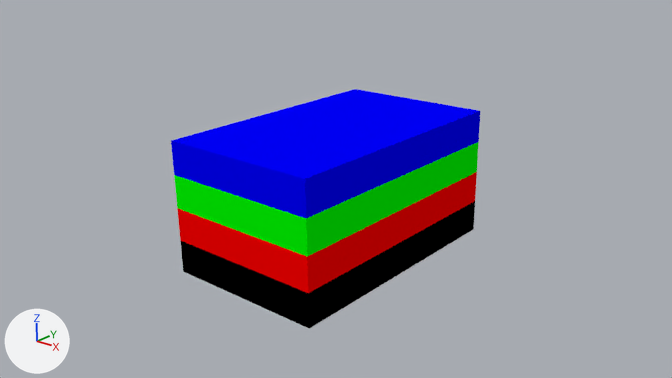
The Blender file Case Studies/Tall_rectangle/Tall_rectangle_chunked.blend as it was, and as the next commit left it.
Rendered twice from the file's camera 'Camera'. Every picture has the same lights, and +X, +Y and +Z are marked at lower left.

In view in the first picture: '0.003', '1.001', '1.002', '1.003', '2.003', '3', '3.001', '3.002', '3.003', '4', '4.001', '4.002', '4.003', '5', '5.001', '5.002', '5.003'.
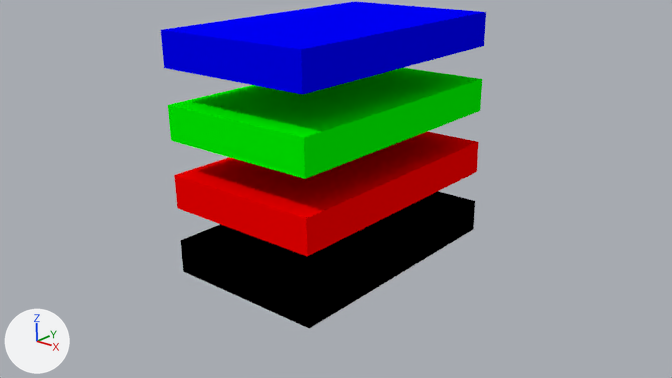
What differs and where, as boxes [x1, y1, x2, y2] in the pictures (672 x 378 px):
'5.003', moved
    before: [231, 140, 359, 218]
    after: [223, 29, 359, 94]
'3.003', moved
    before: [286, 114, 437, 201]
    after: [282, 14, 441, 83]
'5.002', moved
    before: [233, 195, 359, 257]
    after: [228, 104, 359, 179]
'5.001', moved
    before: [235, 230, 359, 293]
    after: [233, 174, 359, 257]
'3.002', moved
    before: [345, 161, 436, 238]
    after: [286, 82, 438, 164]
'3.001', moved
    before: [345, 193, 435, 273]
    after: [287, 149, 436, 238]
'4.003', moved
    before: [171, 125, 284, 199]
    after: [161, 21, 280, 83]
'4.001', moved
    before: [177, 208, 252, 270]
    after: [174, 158, 286, 235]
'4.002', moved
    before: [174, 175, 250, 235]
    after: [168, 92, 283, 162]
'1.003', moved
    before: [367, 99, 480, 165]
    after: [370, 6, 486, 61]
'1.002', moved
    before: [424, 142, 479, 198]
    after: [367, 69, 482, 132]
'1.001', moved
    before: [423, 172, 477, 230]
    after: [383, 131, 479, 198]
'2.003', moved
    before: [227, 102, 366, 140]
    after: [221, 9, 365, 29]
'0.003', moved
    before: [310, 89, 410, 114]
    after: [307, 2, 413, 14]
'2.002', moved (not visible before)
    after: [225, 80, 367, 104]
'0.002', moved (not visible before)
    after: [359, 68, 411, 81]

The edits, one by one:
Object '1.001' (ob_1_001) moves from (0.0, 0.0, 1.0) to (0.0, 0.0, 2.0).
Object '3.001' (ob_3_001) moves from (0.0, 0.0, 1.0) to (0.0, 0.0, 2.0).
Object '4.001' (ob_4_001) moves from (0.0, 0.0, 1.0) to (0.0, 0.0, 2.0).
Object '5.001' (ob_5_001) moves from (0.0, 0.0, 1.0) to (0.0, 0.0, 2.0).
Object '0.002' (ob_0_002) moves from (0.0, 0.0, 2.0) to (0.0, 0.0, 4.0).
Object '1.002' (ob_1_002) moves from (0.0, 0.0, 2.0) to (0.0, 0.0, 4.0).
Object '2.002' (ob_2_002) moves from (0.0, 0.0, 2.0) to (0.0, 0.0, 4.0).
Object '3.002' (ob_3_002) moves from (0.0, 0.0, 2.0) to (0.0, 0.0, 4.0).
Object '4.002' (ob_4_002) moves from (0.0, 0.0, 2.0) to (0.0, 0.0, 4.0).
Object '5.002' (ob_5_002) moves from (0.0, 0.0, 2.0) to (0.0, 0.0, 4.0).
Object '0.003' (ob_0_003) moves from (0.0, 0.0, 3.0) to (0.0, 0.0, 6.0).
Object '1.003' (ob_1_003) moves from (0.0, 0.0, 3.0) to (0.0, 0.0, 6.0).
Object '2.003' (ob_2_003) moves from (0.0, 0.0, 3.0) to (0.0, 0.0, 6.0).
Object '3.003' (ob_3_003) moves from (0.0, 0.0, 3.0) to (0.0, 0.0, 6.0).
Object '4.003' (ob_4_003) moves from (0.0, 0.0, 3.0) to (0.0, 0.0, 6.0).
Object '5.003' (ob_5_003) moves from (0.0, 0.0, 3.0) to (0.0, 0.0, 6.0).
